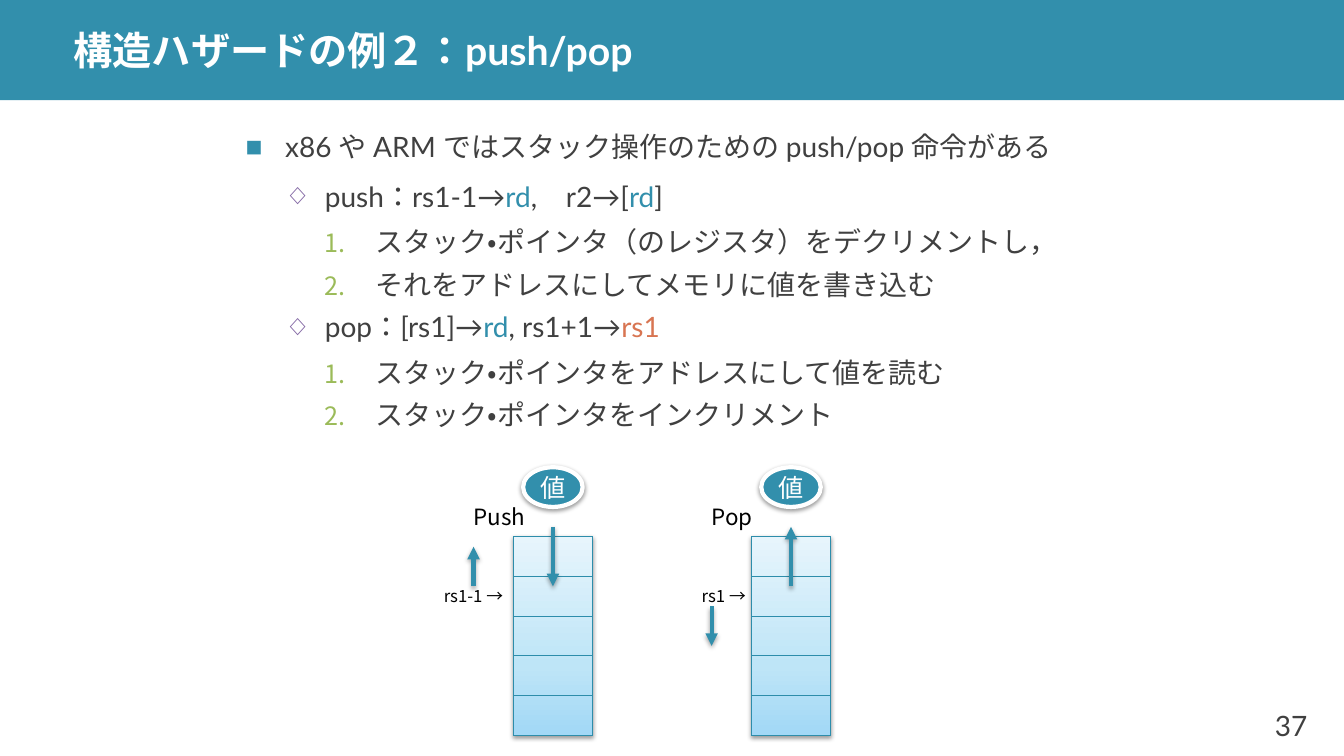
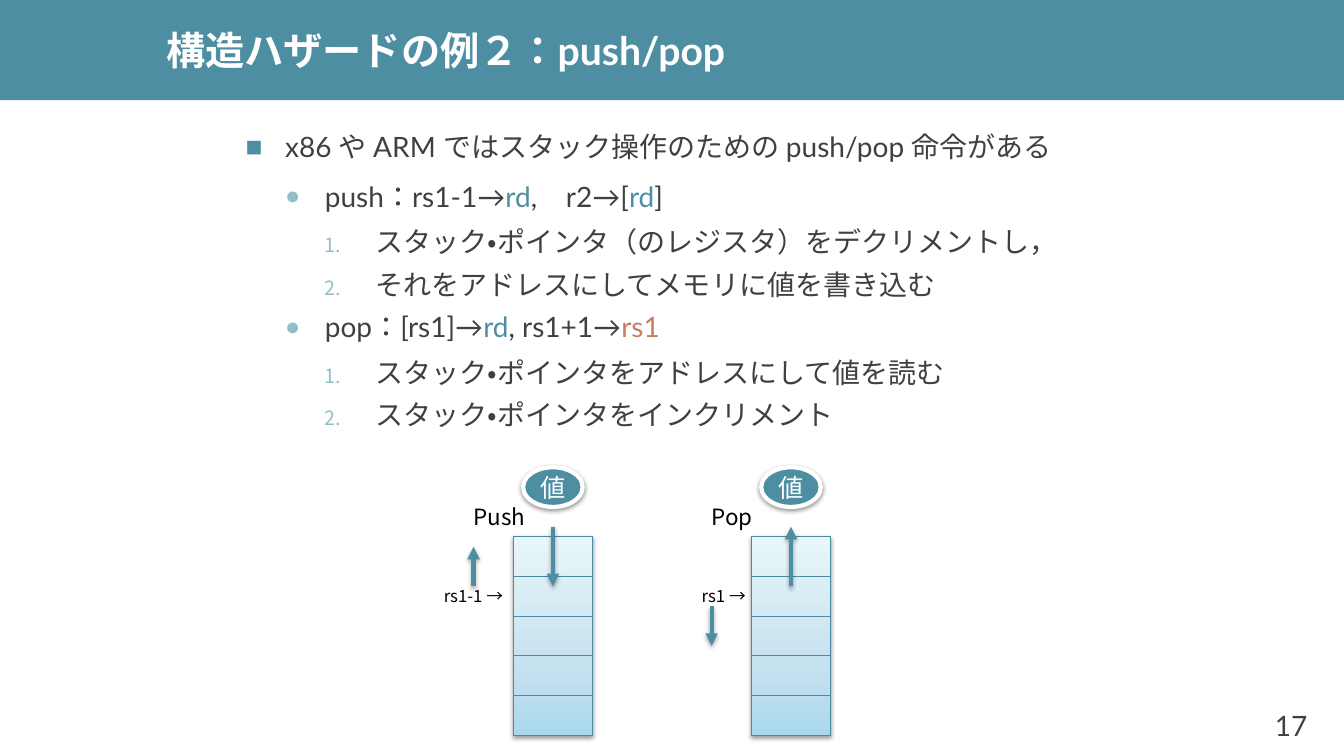
Before and after one commit to shioyadan/advanced-computer-organization, a slide deck: slide 17 of aco-shioya-04.pptx (slide 37 before the commit). Drawn at 1344x756 pixels with LibreOffice and Linux fonts; fonts in the diff are those of the drawing. Boxes give left, top, right and bottom in pixels: in the first picture for what was removed or moved away, otherwise in the second. Text is boxed around its words. In the diff, an @@ line names an element or a change of style, - is before the commit and + after.

```diff
--- a/aco-shioya-04.pptx
+++ b/aco-shioya-04.pptx
@@ fill #328FAC to #4E8EA2 in 3 elements at bbox=[523, 468, 583, 507], bbox=[761, 468, 821, 507], bbox=[0, 0, 1344, 100] @@
@@ title "構造ハザードの例２：push/pop": place and size @@
-title "構造ハザードの例２：push/pop" at bbox=[74, 31, 633, 72]
+title "構造ハザードの例２：push/pop" at bbox=[166, 31, 725, 72]
@@ text "x86 や ARM ではスタック操作のための push/pop ..." at bbox=[285, 133, 1058, 427]: text colour #328FAC to #4E8EA2 in "push：rs1-1→rd, r2→[rd]", "pop：[rs1]→rd,"; text colour #D87552 to #C77D63 in "rs1+1→rs1"; bullet colour #328FAC to #4E8EA2; bullet ◇ to ●; bullet colour #8064A2 to #92BDCA; bullet colour #9BBB59 to #92BDCA @@
@@ rectangle at bbox=[513, 536, 593, 735]: fill gradient #A2D9F7 to #BFE4F8 to #E6F5FD to gradient #ADD9EC to #C6E3F1 to #E8F5FA; outline #2E8DAB 0.75 pt to #4A8CA0 0.75 pt @@
@@ arrow (554, 527) - (554, 587): stroke #328FAC 3 pt to #4E8EA2 3 pt @@
@@ rectangle at bbox=[751, 536, 831, 735]: fill gradient #A2D9F7 to #BFE4F8 to #E6F5FD to gradient #ADD9EC to #C6E3F1 to #E8F5FA; outline #2E8DAB 0.75 pt to #4A8CA0 0.75 pt @@
@@ arrow (791, 587) - (791, 527): stroke #328FAC 3 pt to #4E8EA2 3 pt @@
@@ arrow (474, 587) - (474, 546): stroke #328FAC 3 pt to #4E8EA2 3 pt @@
@@ arrow (712, 606) - (712, 646): stroke #328FAC 3 pt to #4E8EA2 3 pt @@
@@ outline #2E8DAB 0.75 pt to #4A8CA0 0.75 pt in 10 elements at bbox=[513, 536, 593, 576], bbox=[513, 577, 593, 616], bbox=[513, 616, 593, 655], bbox=[513, 656, 593, 696], bbox=[513, 696, 593, 735], bbox=[751, 536, 831, 576], bbox=[751, 577, 831, 616], bbox=[751, 616, 831, 655], bbox=[751, 656, 831, 696], bbox=[751, 696, 831, 735] @@
@@ page number at bbox=[1275, 716, 1308, 736]: text changed @@
-37
+17
```
Also in this commit, not shown: 46 other slides changed, 60 slides added, 44 slides removed, 2 other files.
